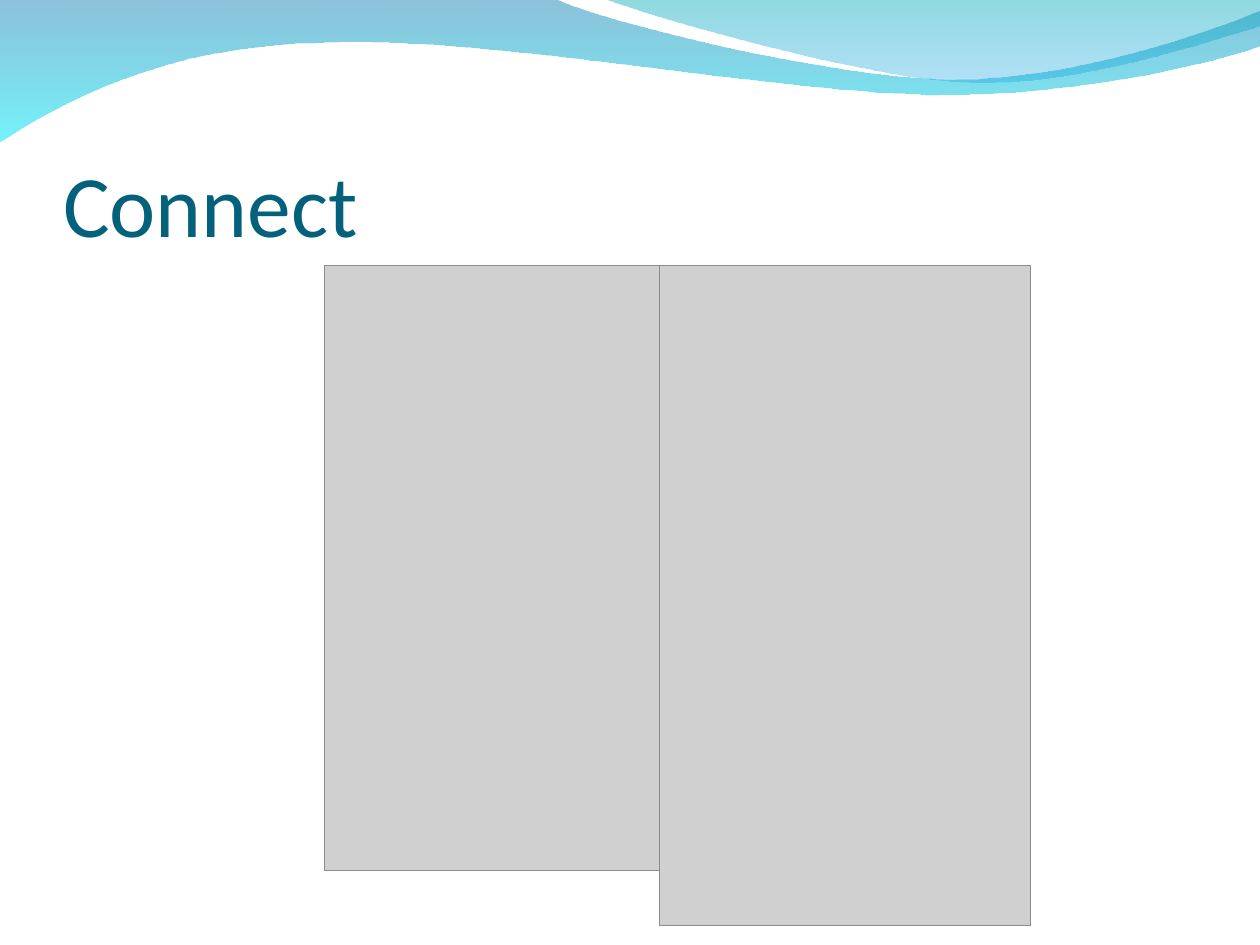
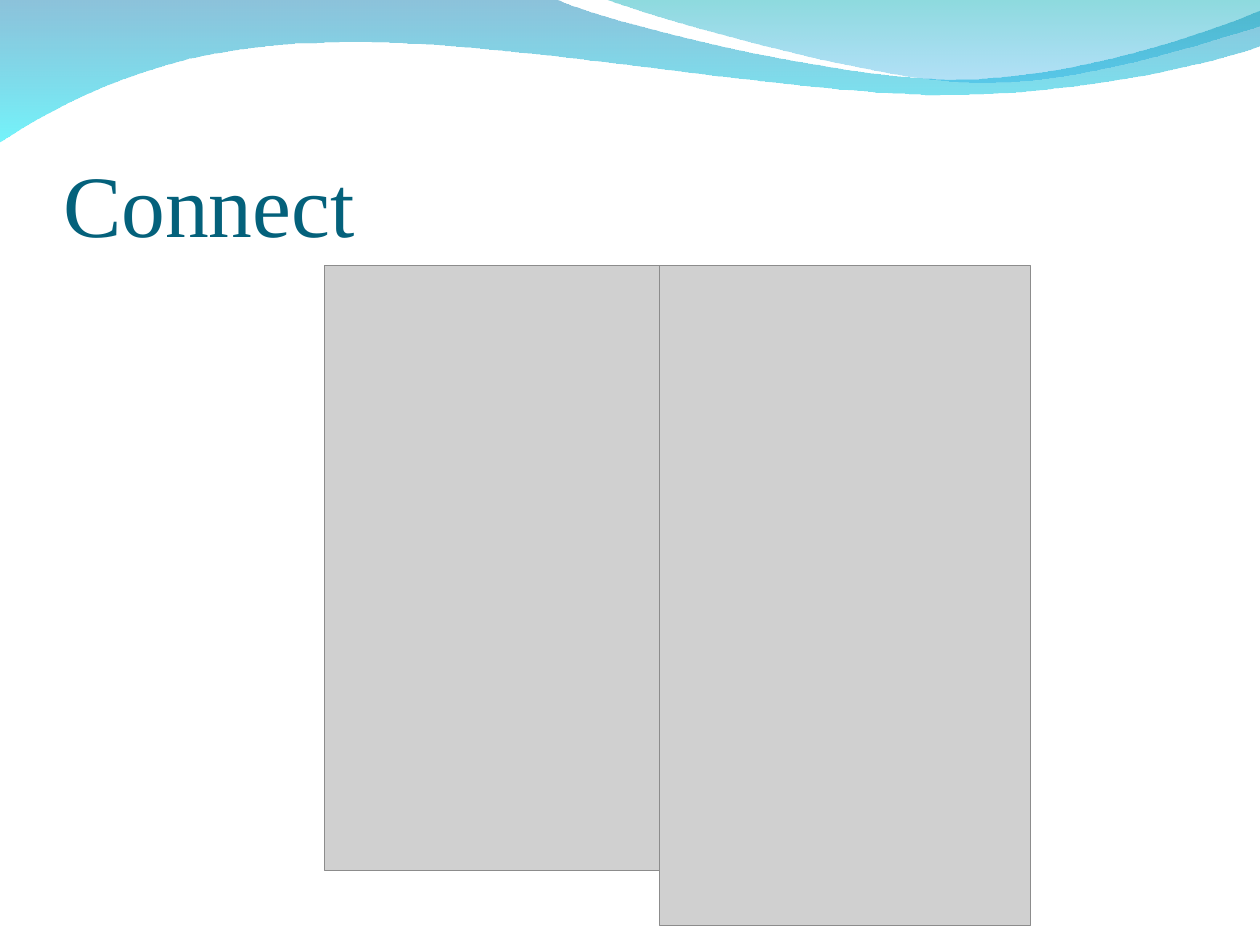
Before and after one commit to peter279k/regular_meeting, a slide deck: slide 15 of mDNS.ppt. Drawn at 1260x945 pixels with LibreOffice and Linux fonts; fonts in the diff are those of the drawing; grey boxes stand for pictures; background and template pictures are left out. Boxes give left, top, right and bottom in pixels: in the first picture for what was removed or moved away, otherwise in the second. Text is boxed around its words. In the diff, an @@ line names an element or a change of style, - is before the commit and + after.

```diff
--- a/mDNS.ppt
+++ b/mDNS.ppt
@@ title "Connect" at [63, 179, 354, 238]: font Calibri to Times New Roman @@
```
Also in this commit, not shown: 5 other slides changed, 4 slides added, 1 slide removed.
